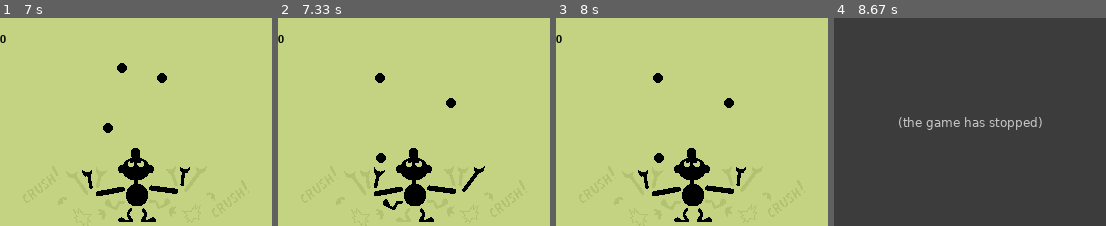
Above: before the commit, frames 1-4 (left to right).
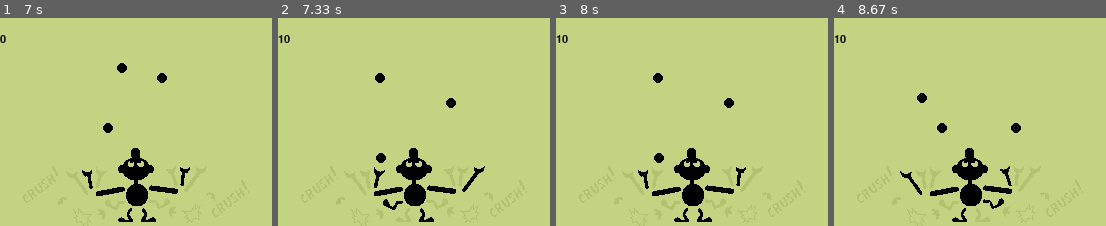
Above: after the commit, the same moments.

Repository: b0ggyb33/mrgameandwatch
Game: pygame game, started from MrGameAndWatch.py
The game is run twice, just before and just after one commit, with the same random seed, the same clock (stepped at 60 frames per second) and the same inputs.
Inputs:
- Up to frame 1 (7 s): hold Right 0.33-0.8 s; hold Right 0.83-1.3 s; hold Left 1.33-1.87 s; hold Left 1.9-2.3 s; hold Right 2.33-2.97 s; hold Left 3-3.47 s; hold Right 3.5-3.97 s; hold Right 4-4.47 s; hold Left 4.5-5.03 s; hold Left 5.07-5.47 s; hold Right 5.5-6.13 s; hold Left 6.17-6.63 s; hold Right from 6.67 s (still down)
- Up to frame 2 (7.33 s): release Right at 7.13 s; hold Right from 7.17 s (still down)
- Up to frame 3 (8 s): release Right at 7.63 s; hold Left from 7.67 s (still down)
- Up to frame 4 (8.67 s): release Left at 8.2 s; hold Left 8.23-8.63 s

Frame 1 is identical in both runs. In frame 2, 0.1% of the frame differs, in the area x 0-5%, y 8-13%; in frame 3, 0.1%; in frame 4, 100%, in the area x 0-100%, y 0-100%.
Before the commit the program exited at 8 s; later frames show no game.

Commit message:
fixed bug with simultaneous landings

Diff:
--- a/Actors.py
+++ b/Actors.py
@@ -29,6 +29,7 @@
             self.velocity = directions['RIGHT']
 
         self.track=track
+        self.hasBeenScored=True
 
     def atLimit(self):
         if self.position in self.limits:
@@ -37,6 +38,7 @@
             return False
 
     def update(self):
+        self.hasBeenScored=False
         self.live = self.move(self.velocity)
 
     def changeDirection(self):
--- a/World.py
+++ b/World.py
@@ -31,36 +31,35 @@
 
         if self.time%self.speed==0:
             [actor.update() for actor in self.balls]
-            [self.handleCollision(ball) for ball in self.balls]
+
+        [self.handleCollision(ball) for ball in self.balls]
 
         return self.checkBallStatus()
 
     def handleCollision(self,ball):
-        if ball.atLimit():
+        if not ball.hasBeenScored and ball.atLimit():
                 if ball.track == 0:
                     if ball.position == ball.limits[1]:
                         if self.mgw.position == self.mgw.limits[0]:
-                            self.increaseScore()
-                            ball.changeDirection()
+                            self.collisionEvents(ball)
                     else: #lower
                         if self.mgw.position == self.mgw.limits[1]:
-                            self.increaseScore()
-                            ball.changeDirection()
+                            self.collisionEvents(ball)
                 elif ball.track ==1:
                     if self.mgw.position not in self.mgw.limits:
-                        self.increaseScore()
-                        ball.changeDirection()
+                        self.collisionEvents(ball)
                 elif ball.track == 2:
                     if ball.position == ball.limits[1]:
                         if self.mgw.position == self.mgw.limits[1]:
-                            self.increaseScore()
-                            ball.changeDirection()
+                            self.collisionEvents(ball)
                     else: #lower
                         if self.mgw.position == self.mgw.limits[0]:
-                            self.increaseScore()
-                            ball.changeDirection()
+                            self.collisionEvents(ball)
 
-
+    def collisionEvents(self, ball):
+        self.increaseScore()
+        ball.changeDirection()
+        ball.hasBeenScored = True
 
     def triggerEndGame(self,direction):
         self.crash = direction
